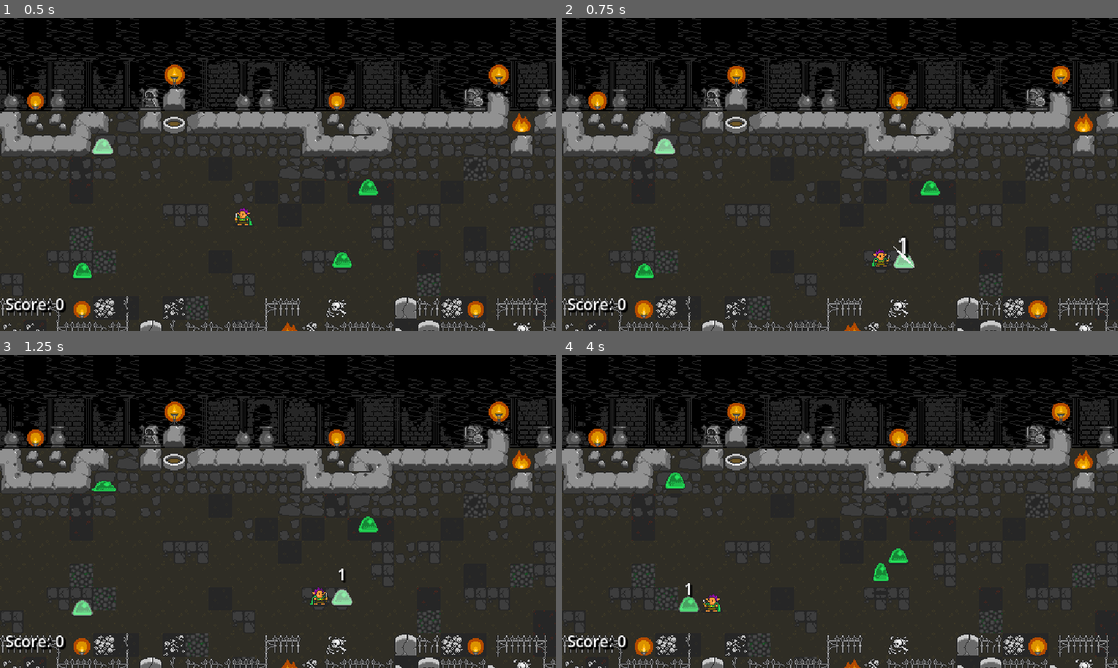
Above: before the commit, frames 1-4 (two rows, left to right).
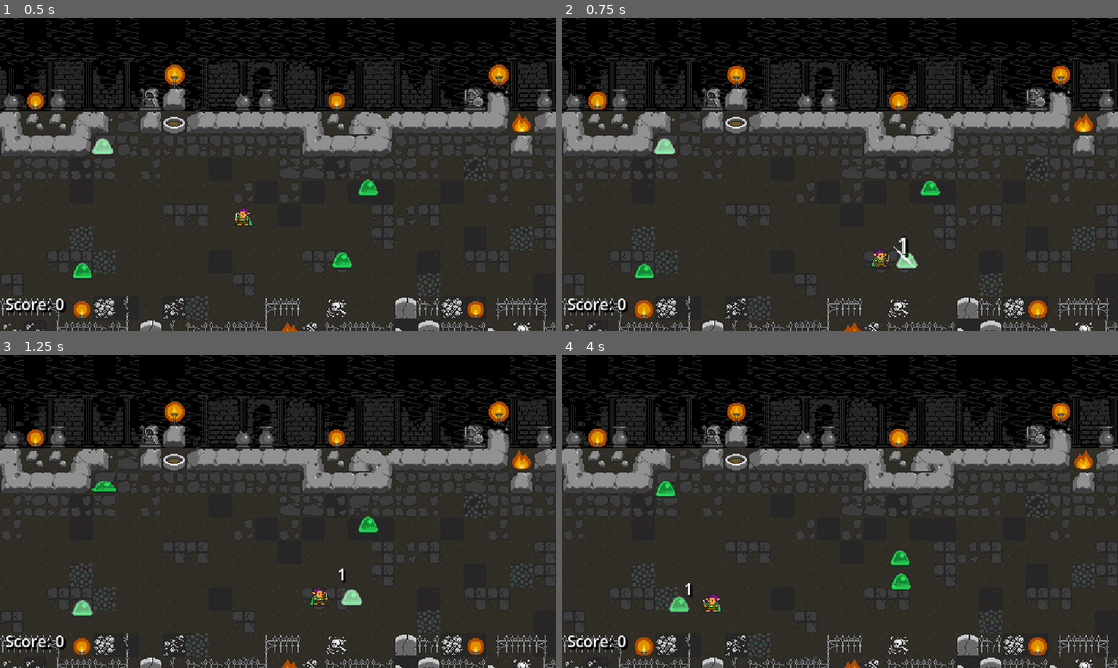
Above: after the commit, the same moments.

Repository: nuzcraft/beat-m-up
Game: Godot game, scene res://scenes/world/world.tscn
Same seed, same stepped clock (60 frames per second), same inputs: the game is played once before the commit and once after it.
Inputs:
- Up to frame 1 (0.5 s): no input
- Up to frame 2 (0.75 s): tap Enter at 0.5 s; hold Right (ui_right) from 0.53 s (still down)
- Up to frame 3 (1.25 s): keep holding Right (ui_right)
- Up to frame 4 (4 s): release Right (ui_right) at 1.28 s; hold Left (ui_left) 1.28-2.03 s; hold Right (ui_right) 2.03-3.53 s; hold Left (ui_left) from 3.53 s (still down)

Frame 1 is identical in both runs. In frame 2, less than 0.1% of the frame differs, in the area x 59-64%, y 74-80%; in frame 3, 0.2%; in frame 4, 0.8%, in the area x 16-63%, y 37-83%.

Commit message:
added basic knockback

Diff:
--- a/project.godot
+++ b/project.godot
@@ -27,6 +27,11 @@
 window/size/window_height_override=648
 window/stretch/mode="viewport"
 
+[layer_names]
+
+2d_physics/layer_1="hero"
+2d_physics/layer_2="enemy"
+
 [rendering]
 
 textures/canvas_textures/default_texture_filter=0
--- a/scenes/actor/actor.gd
+++ b/scenes/actor/actor.gd
@@ -4,6 +4,7 @@
 @onready var characterSprite: AnimatedSprite2D = $CharacterSprite
 @onready var animationPlayer: AnimationPlayer = $AnimationPlayer
 @onready var comboTimer: Timer = $ComboTimer
+@onready var immuneTimer: Timer = $ImmuneTimer
 
 @export var health: int
 var dead: bool = false
@@ -24,6 +25,8 @@
 var current_target
 var combo_time: float = 0.5
 
+var immune = false
+
 func _ready():
 	animationPlayer.play("RESET")
 	pass
@@ -31,6 +34,8 @@
 func _process(delta):
 	if dead and not death_animation_playing:
 		die()
+
+	z_index = global_position.y
 
 func set_flip_h(b: bool):
 	characterSprite.flip_h = b
@@ -42,13 +47,15 @@
 	animationPlayer.play("jump")
 
 func take_damage(amount: int):
+#	immune = true
 	health -= amount
 	if health <= 0:
 		dead = true
 	animationPlayer.play("take_damage")
+	immuneTimer.start()
 
 func _on_animation_player_animation_finished(anim_name):
-	if anim_name == "jump":
+	if anim_name == "jump" or anim_name == "take_damage":
 		animationPlayer.play("RESET")
 	elif anim_name == "RESET":
 		characterSprite.play("idle")
@@ -107,3 +114,12 @@
 	for dmg in combo_damage.keys().slice(0, num_in_combo+1):
 		total_combo_damage += (base_damage + dmg)
 	return total_combo_damage
+
+func knock_back(dir: Vector2, strength: int):
+	var vec = dir * strength
+	var tween = get_tree().create_tween()
+	tween.tween_property(self, "global_position", global_position + vec, 0.25)
+	tween.set_ease(Tween.EASE_OUT)
+
+func _on_immune_timer_timeout():
+	immune = false
--- a/scenes/actor/actor.tscn
+++ b/scenes/actor/actor.tscn
@@ -249,5 +249,10 @@
 [node name="ComboTimer" type="Timer" parent="."]
 one_shot = true
 
+[node name="ImmuneTimer" type="Timer" parent="."]
+wait_time = 1.5
+one_shot = true
+
 [connection signal="animation_finished" from="AnimationPlayer" to="." method="_on_animation_player_animation_finished"]
 [connection signal="timeout" from="ComboTimer" to="." method="_on_combo_timer_timeout"]
+[connection signal="timeout" from="ImmuneTimer" to="." method="_on_immune_timer_timeout"]
--- a/scenes/actor/enemy/enemy.tscn
+++ b/scenes/actor/enemy/enemy.tscn
@@ -52,4 +52,3 @@
 [node name="CharacterSprite" parent="." index="1"]
 material = SubResource("ShaderMaterial_l6ynm")
 sprite_frames = SubResource("SpriteFrames_27rg1")
-animation = &"idle"
--- a/scenes/actor/enemy/slime/slime.gd
+++ b/scenes/actor/enemy/slime/slime.gd
@@ -14,12 +14,14 @@
 	jumpTimer.stop()
 	jumpTimer.wait_time = randf_range(0, jumpTimer.wait_time)
 	jumpTimer.start()
-	print(jumpTimer.wait_time)
 
 func _process(delta):
 	super(delta)
 	if animationPlayer.is_playing() && animationPlayer.assigned_animation == "slime_jump":
 		global_position = global_position.move_toward(target.global_position, speed)
+
+	if global_position.distance_to(target.global_position) < 20:
+		attack.emit(self, target)
 
 func _on_jump_timer_timeout():
 	animationPlayer.play("slime_pre_jump")
@@ -35,5 +37,3 @@
 	animationPlayer.play("slime_jump")
 	jumpTimer.wait_time = 3.5
 	jumpTimer.start()
-	if global_position.distance_to(target.global_position) < 30:
-		attack.emit(self, target)
--- a/scenes/actor/enemy/slime/slime.tscn
+++ b/scenes/actor/enemy/slime/slime.tscn
@@ -179,23 +179,6 @@
 "values": [0, 1, 2]
 }
 
-[sub_resource type="Animation" id="Animation_wgs6i"]
-resource_name = "take_damage"
-length = 0.5
-step = 0.125
-tracks/0/type = "value"
-tracks/0/imported = false
-tracks/0/enabled = true
-tracks/0/path = NodePath("CharacterSprite:material:shader_parameter/whitening")
-tracks/0/interp = 1
-tracks/0/loop_wrap = true
-tracks/0/keys = {
-"times": PackedFloat32Array(0, 0.125, 0.25, 0.375),
-"transitions": PackedFloat32Array(-2, -2, -2, -2),
-"update": 0,
-"values": [0.5, 0.0, 0.5, 0.0]
-}
-
 [sub_resource type="Animation" id="Animation_dvti4"]
 resource_name = "slime_jump"
 length = 0.75
@@ -315,6 +298,23 @@
 "values": [0.5, 0.0]
 }
 
+[sub_resource type="Animation" id="Animation_wgs6i"]
+resource_name = "take_damage"
+length = 0.5
+step = 0.125
+tracks/0/type = "value"
+tracks/0/imported = false
+tracks/0/enabled = true
+tracks/0/path = NodePath("CharacterSprite:material:shader_parameter/whitening")
+tracks/0/interp = 1
+tracks/0/loop_wrap = true
+tracks/0/keys = {
+"times": PackedFloat32Array(0, 0.125, 0.25, 0.375),
+"transitions": PackedFloat32Array(-2, -2, -2, -2),
+"update": 0,
+"values": [0.5, 0.0, 0.5, 0.0]
+}
+
 [sub_resource type="AnimationLibrary" id="AnimationLibrary_mth55"]
 _data = {
 "RESET": SubResource("Animation_447o8"),
--- a/scenes/actor/hero/hero.gd
+++ b/scenes/actor/hero/hero.gd
@@ -3,3 +3,7 @@
 
 func die():
 	get_tree().reload_current_scene()
+
+func take_damage(amount: int):
+	super(amount)
+	immune = true
--- a/scenes/world/world.gd
+++ b/scenes/world/world.gd
@@ -59,24 +59,31 @@
 		else:
 			attack(hero, target)
 
-
 func attack(actor, target):
 	var attack_info = actor.get_attack(target)
-	target.take_damage(attack_info["damage"])
-	var floating_number = floating_number_scene.instantiate()
-	floating_number.set_number(attack_info["total_combo_damage"])
-	for num in get_tree().get_nodes_in_group("floating_number"):
-		if num.target == target:
-			num.queue_free()
-	floating_number.target = target
-	floating_number.offset = Vector2(-10, -24)
-	add_child(floating_number)
-	var effect = effect_scene.instantiate()
-	add_child(effect)
-	effect.global_position = Vector2(target.global_position.x, target.global_position.y-12)
-	effect.flip_h(actor.get_flip_h())
-	effect.play(attack_info["anim"])
-	shakeCamera.add_shake(attack_info["shake_amount"])
+	if not target.immune:
+		target.take_damage(attack_info["damage"])
+		var floating_number = floating_number_scene.instantiate()
+		floating_number.set_number(attack_info["total_combo_damage"])
+		for num in get_tree().get_nodes_in_group("floating_number"):
+			if num.target == target:
+				num.queue_free()
+		floating_number.target = target
+		floating_number.offset = Vector2(-10, -24)
+		floating_number.z_index = target.z_index + 2
+		add_child(floating_number)
+		var effect = effect_scene.instantiate()
+		add_child(effect)
+		effect.global_position = Vector2(target.global_position.x, target.global_position.y-12)
+		effect.z_index = target.z_index + 1
+		effect.flip_h(actor.get_flip_h())
+		effect.play(attack_info["anim"])
+		shakeCamera.add_shake(attack_info["shake_amount"])
+		var dir = actor.global_position.direction_to(target.global_position)
+		if target is Hero:
+			target.knock_back(dir, 50)
+		else:
+			target.knock_back(dir, 10)
 
 func _on_enemy_died(points):
 	score += points
@@ -90,6 +97,5 @@
 func _on_enemy_attack(actor, target):
 	attack(actor, target)
 
-
 func update_score_number_label(number:int):
 	$HUD/HUDControls/ScoreContainer/ScoreNumberLabel.text = str(number)
Not shown, changed: DEVNOTES.md
